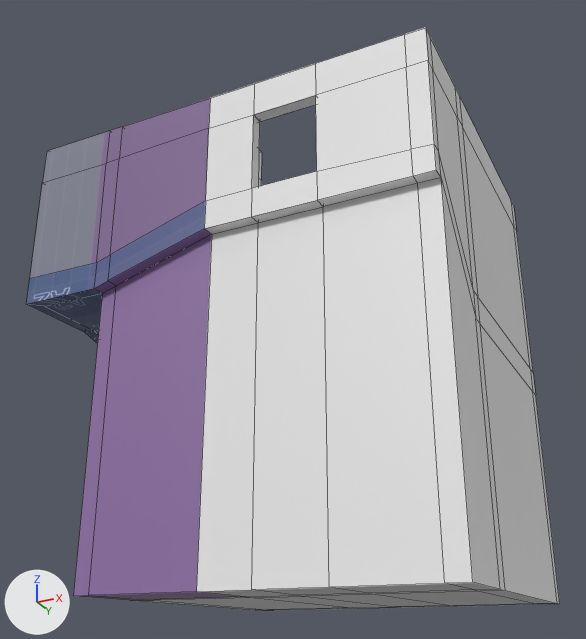
Two versions of the Blender file Assets/Models/blender~/Building5.blend, one commit apart.
Both versions are drawn from a 50 mm camera at (15.4, -32.7, -9.4) aimed at (-2.4, 2.9, 6.7). The lights are fixed; the arrows at lower left show +X, +Y and +Z. The first picture is the older version. Mesh edges are drawn as thin lines.

In view in the first picture: 'Building5Main'.
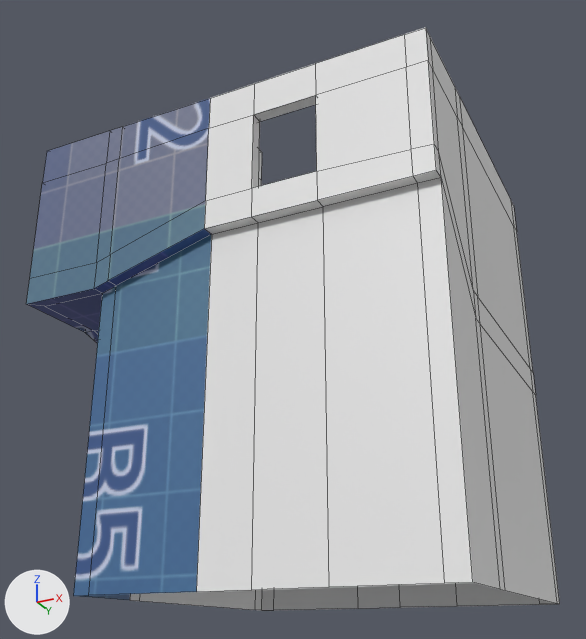
What the commit changed:
me_cube is used by ob_building5main; location (-0.05, 0.0, 0.0); scale (7.78, 7.78, 7.78).
me_cube had 260 vertices, 267 faces and spanned x -1.38..1.12, y -0.97..2.32, z -0.97..1.71.
me_cube now has 245 vertices, 236 faces and spans x -1.38..1.12, y -0.97..2.32, z -0.97..1.71.
Part 1, on me_cube:
15 vertices are removed from x -0.78..1.01, y -0.45..0.95, z -0.97.
24 faces are deleted.
me_cube part 2: 236 kept faces spanning x -1.38..1.12, y -0.97..2.32, z -0.97..1.71 get new texture (UV) coordinates.
Other edits to the shape of me_cube do not show in these pictures.

Boxes (x1, y1, x2, y2) around the edits, measured in the pictures (586 x 639 px):
part 1 of me_cube, deleted
    before: (81, 583, 557, 611)
part 2 of me_cube, surface changed (purple to blue)
    before: (26, 97, 262, 596)
    after: (26, 97, 264, 611)
